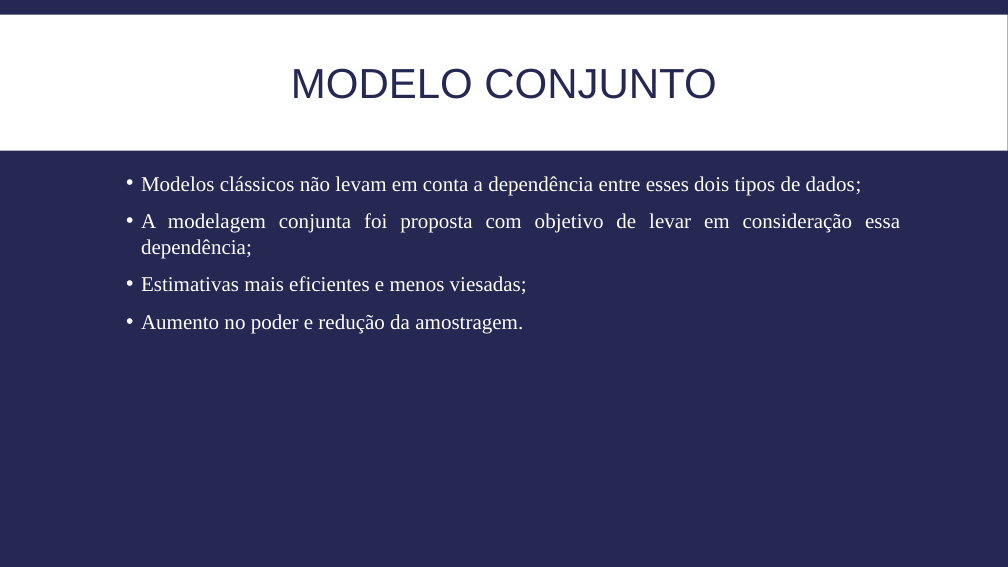
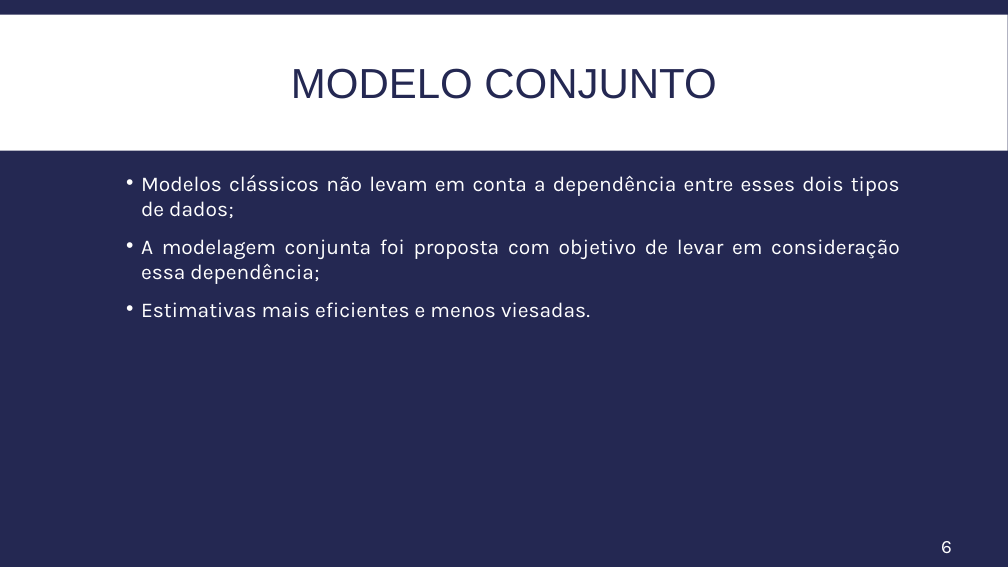
Before and after one commit to itff/Seminarios2, a slide deck: slide 6 of Apresentacao_Editado.pptx. Drawn at 1008x567 pixels with LibreOffice and Linux fonts; fonts in the diff are those of the drawing. Boxes give left, top, right and bottom in pixels: in the first picture for what was removed or moved away, otherwise in the second. Text is boxed around its words. In the diff, an @@ line names an element or a change of style, - is before the commit and + after.

```diff
--- a/Apresentacao_Editado.pptx
+++ b/Apresentacao_Editado.pptx
@@ text at box(141, 175, 900, 284): font Times New Roman to Karla in "Modelos clássicos não levam em conta a ...", "A modelagem conjunta foi proposta com objetivo ..." @@
@@ text at box(141, 302, 590, 318): text changed; font Times New Roman to Karla @@
-  • Estimativas mais eficientes e menos viesadas;
-  • Aumento no poder e redução da amostragem.
+  • Estimativas mais eficientes e menos viesadas.
@@ page number added at box(941, 541, 952, 553), 18 pt, text #FFFFFF @@
+6
```
Also in this commit, not shown: 31 other slides changed, 1 slide removed.
